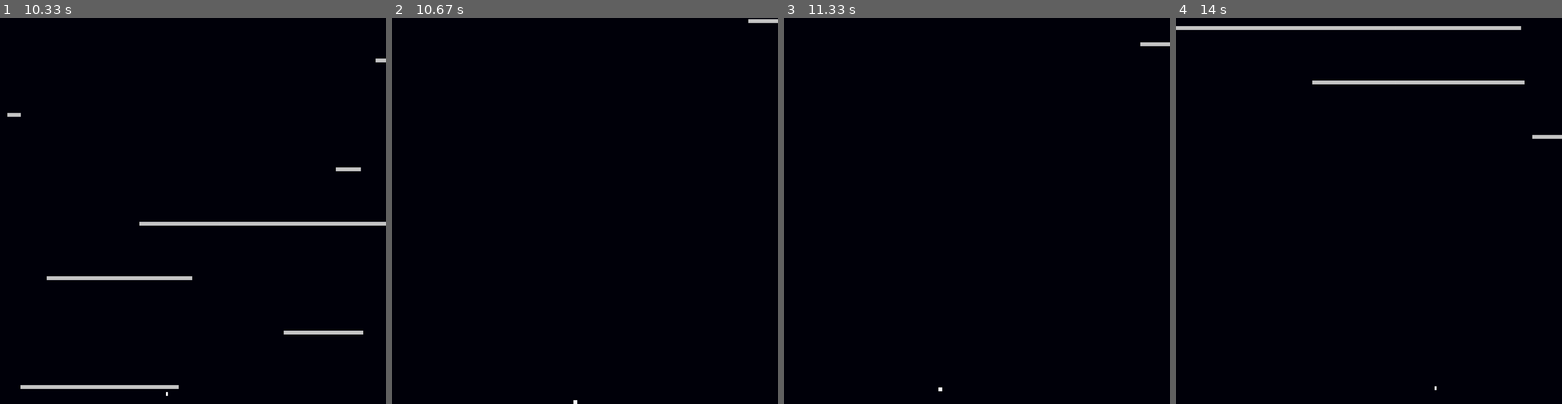
Above: before the commit, frames 1-4 (left to right).
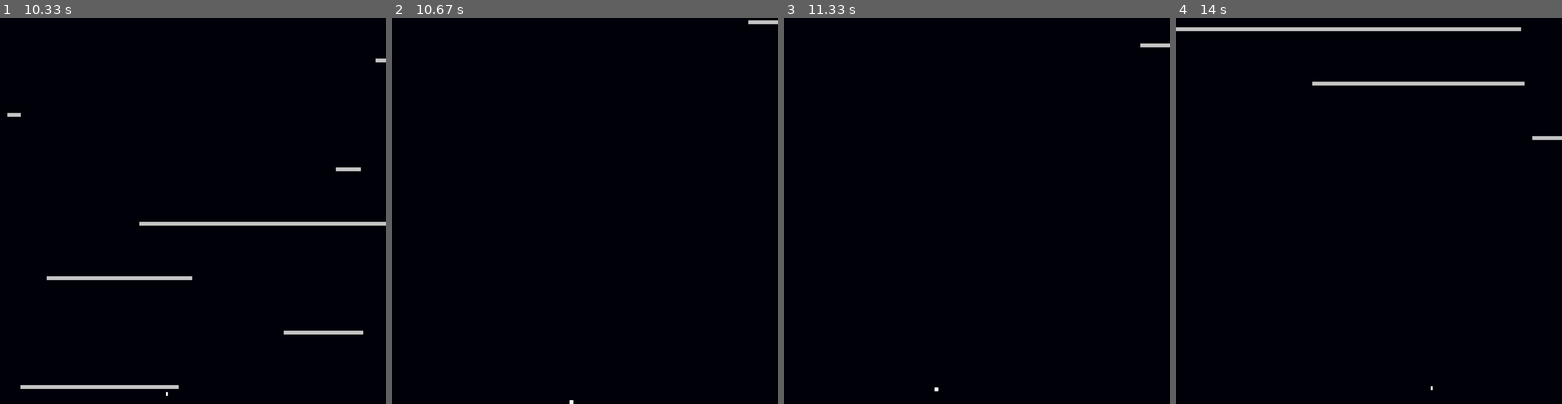
Above: after the commit, the same moments.

Repository: desvasicek/retro-pygame
Game: pygame game, started from retro-pygame.py
Same seed, same stepped clock (60 frames per second), same inputs: the game is played once before the commit and once after it.
Inputs:
- Up to frame 1 (10.33 s): hold Left 0.33-0.87 s; hold Down 0.9-1.2 s; tap Space at 0.97, 1.3, 1.6, 1.73, 2.13, 2.43, 2.8, 3.2, 3.5, 3.7, 4, 4.2, 4.53, 4.83, 5.03, 5.33, 5.6, 5.93, 6.23, 6.37, 6.77, 7.07, 7.43, 7.83, 8.13, 8.33, 8.63, 8.83, 9.17, 9.47, 9.67, 9.97, 10.23 s; hold Left 1.23-1.63 s; hold Up 1.67-2.03 s; hold Right 2.07-2.7 s; hold Down 2.73-3.1 s; hold Left 3.13-3.6 s; hold Right 3.63-4.1 s; hold Up 4.13-4.43 s; hold Right 4.47-4.93 s; hold Left 4.97-5.5 s; hold Down 5.53-5.83 s; hold Left 5.87-6.27 s; hold Up 6.3-6.67 s; hold Right 6.7-7.33 s; hold Down 7.37-7.73 s; hold Left 7.77-8.23 s; hold Right 8.27-8.73 s; hold Up 8.77-9.07 s; hold Right 9.1-9.57 s; hold Left 9.6-10.13 s; hold Down from 10.17 s (still down)
- Up to frame 2 (10.67 s): release Down at 10.47 s; hold Left from 10.5 s (still down); tap Space at 10.57 s
- Up to frame 3 (11.33 s): tap Space at 10.87, 11 s; release Left at 10.9 s; hold Up 10.93-11.3 s
- Up to frame 4 (14 s): hold Right 11.33-11.97 s; tap Space at 11.4, 11.7, 12.07, 12.47, 12.77, 12.97, 13.27, 13.47, 13.8 s; hold Down 12-12.37 s; hold Left 12.4-12.87 s; hold Right 12.9-13.37 s; hold Up 13.4-13.7 s; hold Right from 13.73 s (still down)

Frame 1 is identical in both runs. In frame 2, less than 0.1% of the frame differs, in the area x 46-100%, y 0-100%; in frame 3, less than 0.1%; in frame 4, 1.2%, in the area x 0-100%, y 2-97%.

Commit message:
Update collision detection

Diff:
--- a/retro-pygame.py
+++ b/retro-pygame.py
@@ -67,7 +67,7 @@
                 Enemy()
             if enemy.pos[1] >= 1000:
                 enemies.remove(enemy)
-            if x >= enemy.pos[0] and x <= enemy.pos[0] + enemy.size[0] and y == enemy.pos[1]:
+            if x >= enemy.pos[0] and x <= enemy.pos[0] + enemy.size[0] and y >= enemy.pos[1] and y <= enemy.pos[1] + enemy.size[1]:
                 game_over = True
         if game_over:
             gameover()
